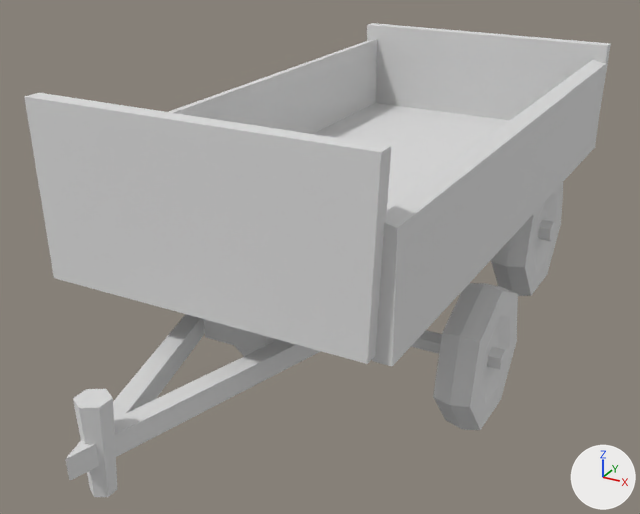
The glTF model models/ultimate-pack/low-poly-10/m/farm-tractor-carriage.glb, before and after one commit.
Rendered twice from a 50 mm camera at (1.82, -3.88, 2.25) aimed at (-0.09, -0.4, 0.51). The lights are fixed; the arrows at lower right show +X, +Y and +Z. The first picture is the older version. Where no turn or scale is listed for an object, it has been applied to the vertices.

The scene before the commit, as lines of its bpy script (objects in view):
```python
ob_tractor_carriag_wheels_b = bpy.data.objects.new('tractor-carriag-wheels_B', me_tractor_carriag_wheels_b)
ob_tractor_carriag_wheels_b.location = (0.0, 0.812, 0.424)
ob_tractor_carriag_wheels_f = bpy.data.objects.new('tractor-carriag-wheels_F', me_tractor_carriag_wheels_f)
ob_tractor_carriag_wheels_f.location = (0.017, 0.0, 0.0)
ob_tractor_carriage_base = bpy.data.objects.new('tractor-carriage-base', me_tractor_carriage_base)
ob_tractor_carriage_base.location = (0.0, 0.0, 0.0)
```
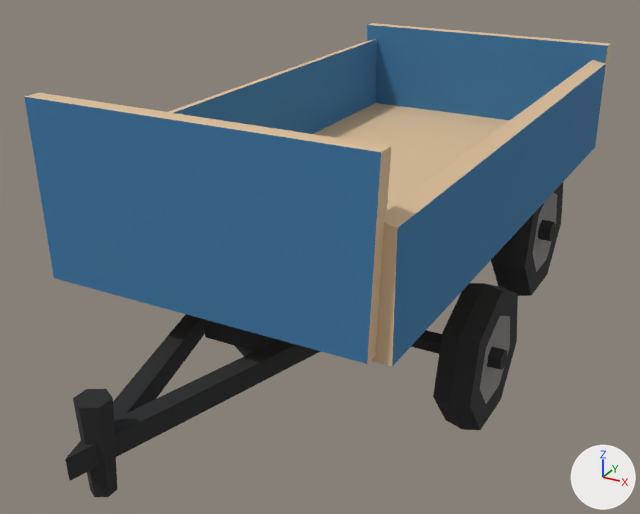
What differs and where, as boxes (x1, y1, x2, y2) in the pictures (640 x 514 px):
'tractor-carriage-base', recoloured (white to blue): (24, 23, 611, 497) in both
'tractor-carriag-wheels_F', recoloured (white to black): (235, 283, 518, 430) in both
'tractor-carriag-wheels_B', recoloured (white to black): (491, 183, 563, 296) in both

Edits to the bpy script that builds the scene:
```text
Change mat_17_grey_darkest:
    mat_17_grey_darkest.base_color: (0.8, 0.8, 0.8) -> (0.0222, 0.0222, 0.0222)  # white #e7e7e7 -> black #292929
Change mat_20_grey:
    mat_20_grey.base_color: (0.8, 0.8, 0.8) -> (0.242, 0.223, 0.223)  # white #e7e7e7 -> grey #878282
Change mat_43_blue_medium:
    mat_43_blue_medium.base_color: (0.8, 0.8, 0.8) -> (0.0467, 0.191, 0.386)  # white #e7e7e7 -> blue #3d79a7
Change mat_14_brown_lightest:
    mat_14_brown_lightest.base_color: (0.8, 0.8, 0.8) -> (0.716, 0.521, 0.323)  # white #e7e7e7 -> beige #dcbf9a
```
